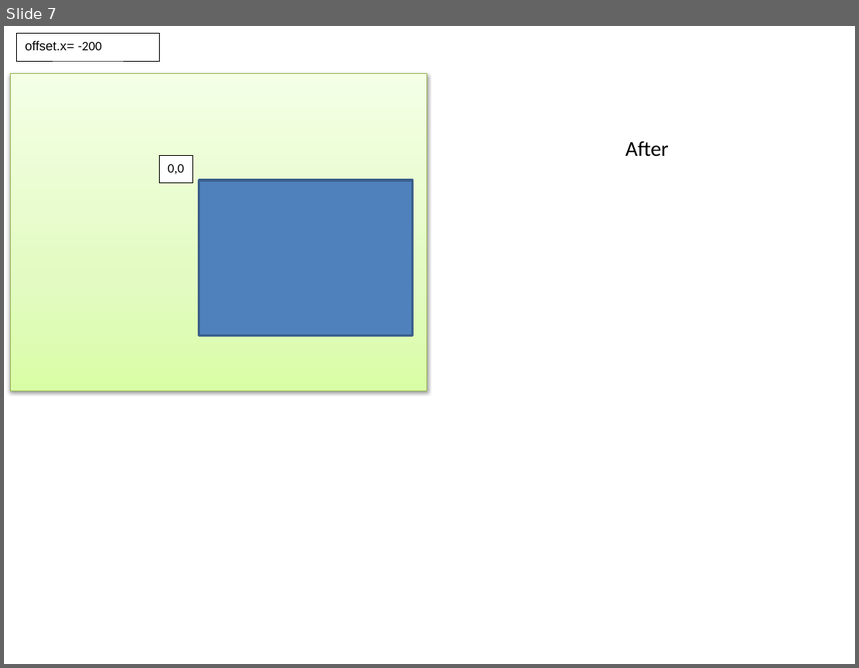
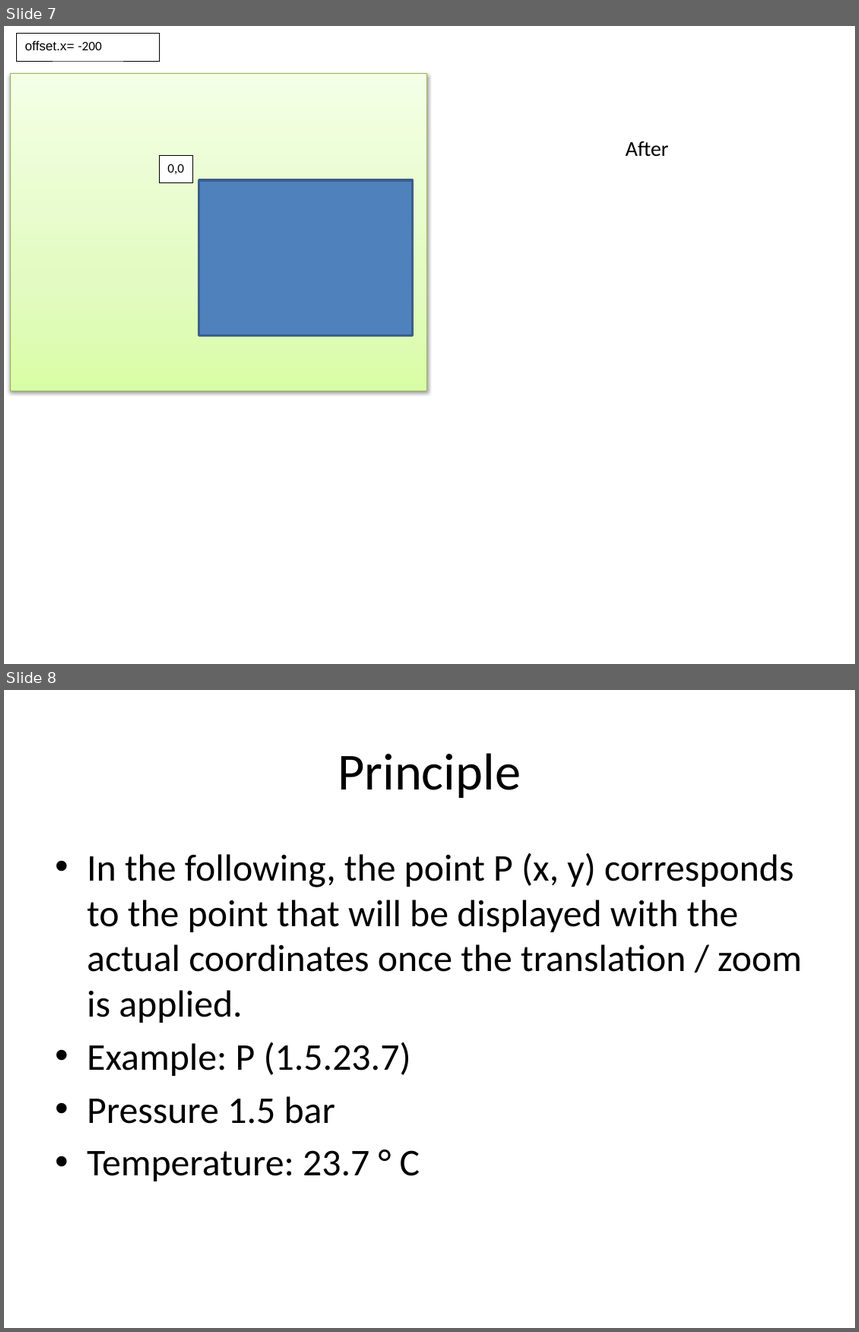
Before and after one commit to ckl67/PAC-Tool, a slide deck: prog_help/pac-tool help draw.pptx. Shown one above the other, each under a label of ours: slide 7 before the commit, slides 7 and 8 after it. The pictures are 859x668 and 859x1332 pixels, drawn with LibreOffice and Linux fonts; fonts in the diff are those of the drawing. Boxes give left, top, right and bottom in pixels: in the first picture for what was removed or moved away, otherwise in the second. Text is boxed around its words. In the diff, an @@ line names an element or a change of style, - is before the commit and + after.

```diff
--- a/prog_help/pac-tool help draw.pptx
+++ b/prog_help/pac-tool help draw.pptx
@@ slide 8 added at bbox=[4, 690, 855, 1328], background #FFFFFF @@
@@ title added at bbox=[338, 753, 521, 798], 44 pt, text #000000 @@
+Principle
@@ text added at bbox=[87, 853, 802, 1182], 32 pt, text #000000 @@
+• In the following, the point P (x, y) corresponds to the point that will be displayed with the actual coordinates once the translation / zoom is applied.
+• Example: P (1.5.23.7)
+• Pressure 1.5 bar
+• Temperature: 23.7 ° C
```
Also in this commit, not shown: 5 slides changed, 22 other slides added, 11 slides removed, 14 other files.
